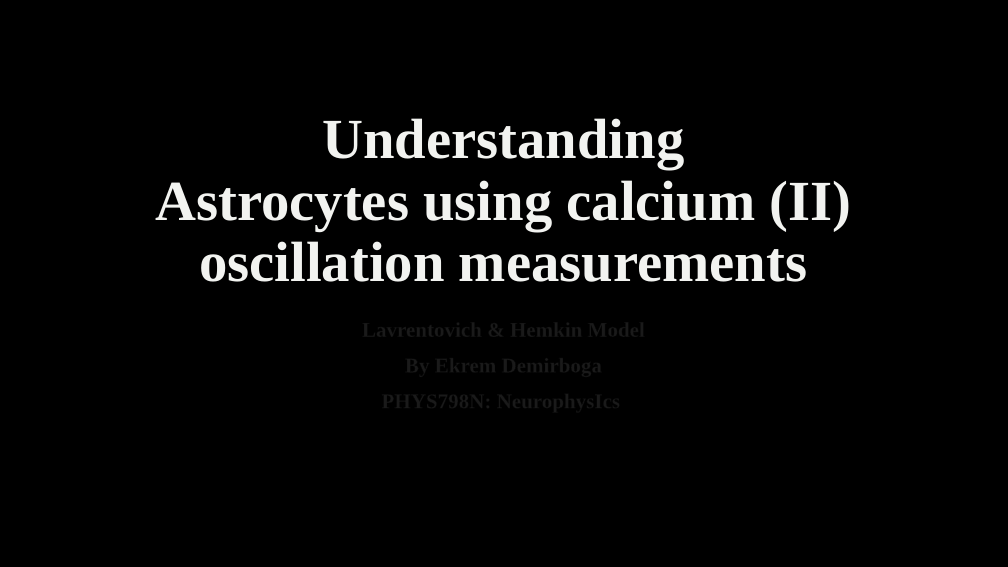
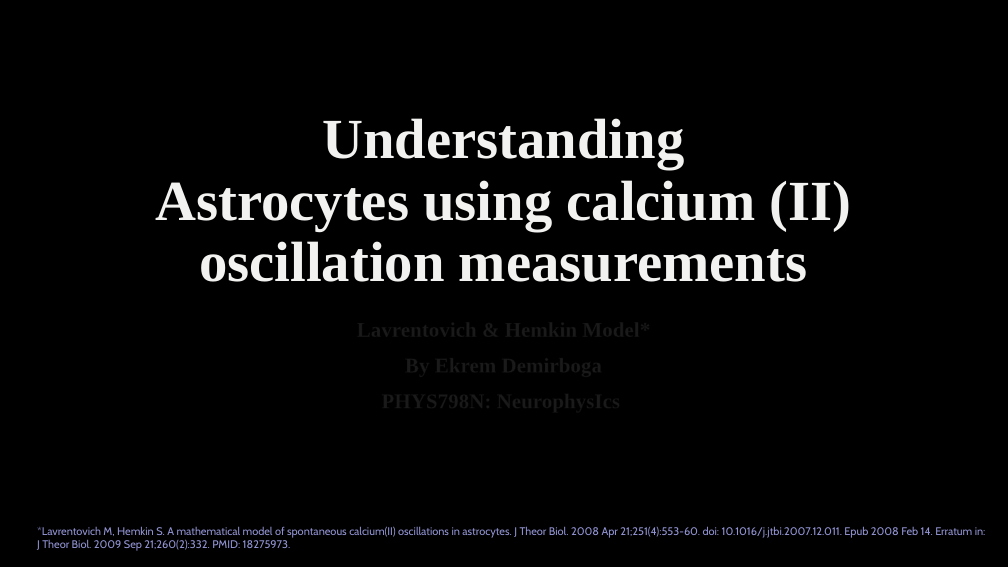
Before and after one commit to ekremdemirboga/modelling-calcium-oscillations-in-astrocytes, a slide deck: slide 1 of final/final.pptx. Drawn at 1008x567 pixels with LibreOffice and Linux fonts; fonts in the diff are those of the drawing; background and template pictures are left out. Boxes give left, top, right and bottom in pixels: in the first picture for what was removed or moved away, otherwise in the second. Text is boxed around its words. In the diff, an @@ line names an element or a change of style, - is before the commit and + after.

```diff
--- a/final/final.pptx
+++ b/final/final.pptx
@@ subtitle at [113,312,894,399]: text changed @@
-Lavrentovich & Hemkin Model
+Lavrentovich & Hemkin Model*
@@ text added at [37,526,986,551], 10.5 pt, text #9294D4 @@
+*Lavrentovich M, Hemkin S. A mathematical model of spontaneous calcium(II) oscillations in astrocytes. J Theor Biol. 2008 Apr 21;251(4):553-60. doi: 10.1016/j.jtbi.2007.12.011. Epub 2008 Feb 14. Erratum in: J Theor Biol. 2009 Sep 21;260(2):332. PMID: 18275973.
```
Also in this commit, not shown: 3 other slides changed, 4 other files.
